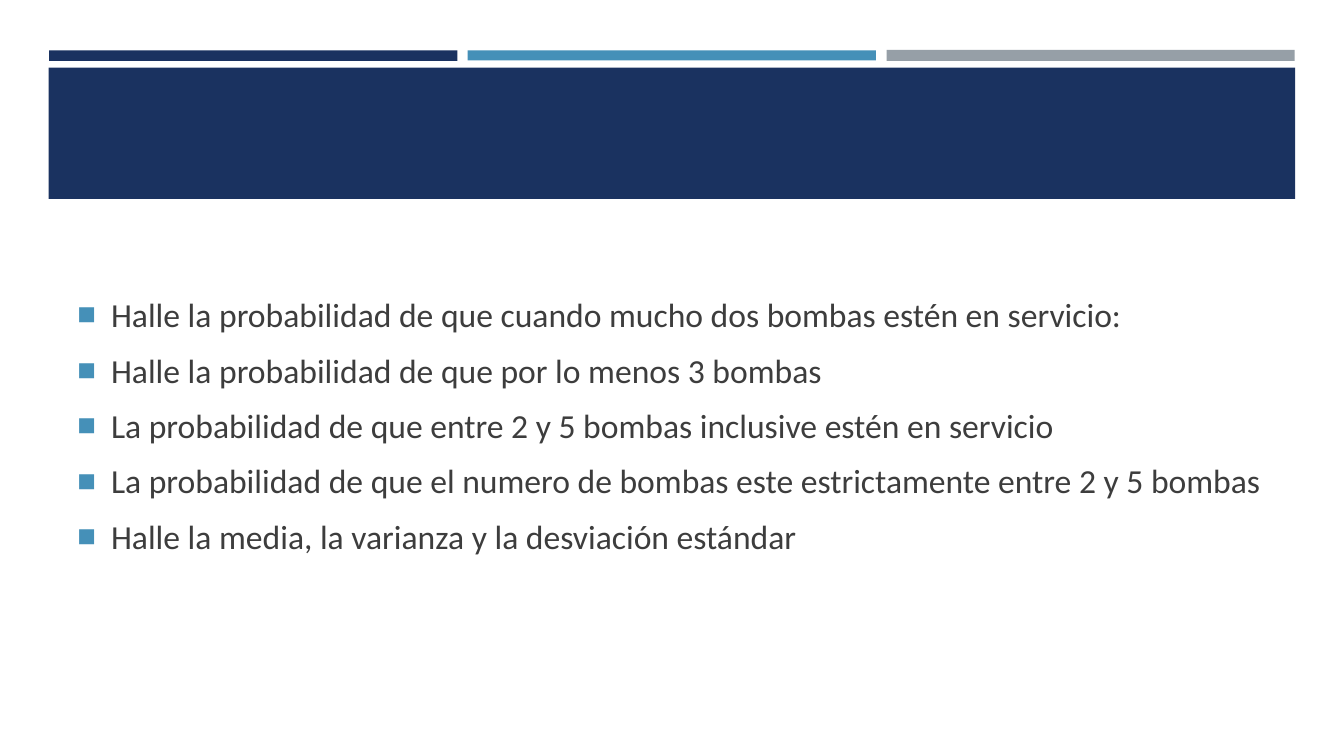
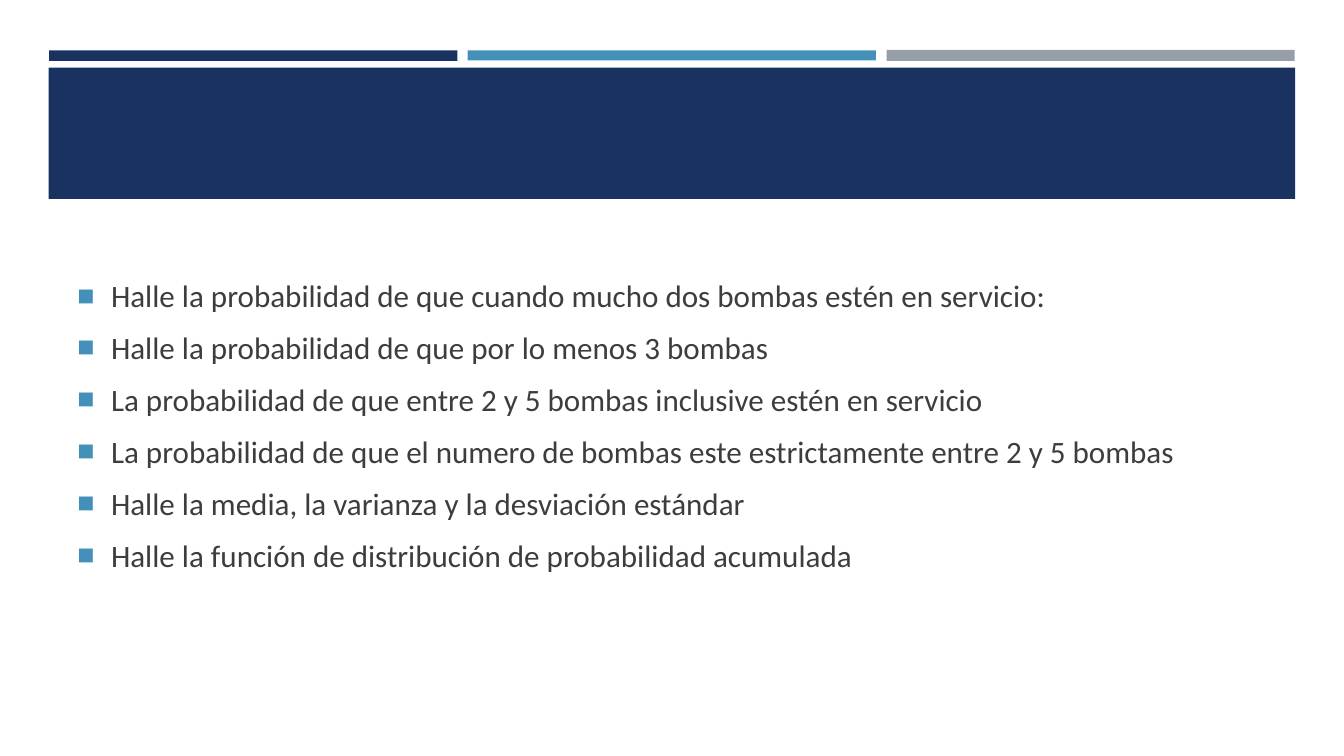
Before and after one commit to estadisticaITM/estadisticaITM.github.io, a slide deck: slide 19 of ITM_VAD_EBX.pptx (slide 11 before the commit). Drawn at 1344x756 pixels with LibreOffice and Linux fonts; fonts in the diff are those of the drawing. Boxes give left, top, right and bottom in pixels: in the first picture for what was removed or moved away, otherwise in the second. Text is boxed around its words. In the diff, an @@ line names an element or a change of style, - is before the commit and + after.

```diff
--- a/ITM_VAD_EBX.pptx
+++ b/ITM_VAD_EBX.pptx
@@ text at bbox=[111, 285, 1174, 520]: size 24 to 22.2 pt in "Halle la probabilidad de que cuando mucho ...", "Halle la probabilidad de que por lo ...", "La probabilidad de que entre 2 y ...", "La probabilidad de que el numero de ..." and 1 more places @@
@@ text at bbox=[111, 545, 852, 572]: paragraph added @@
+■ Halle la función de distribución de probabilidad acumulada
```
Also in this commit, not shown: 25 other slides changed, 14 slides added, 19 slides removed, 17 other files.
